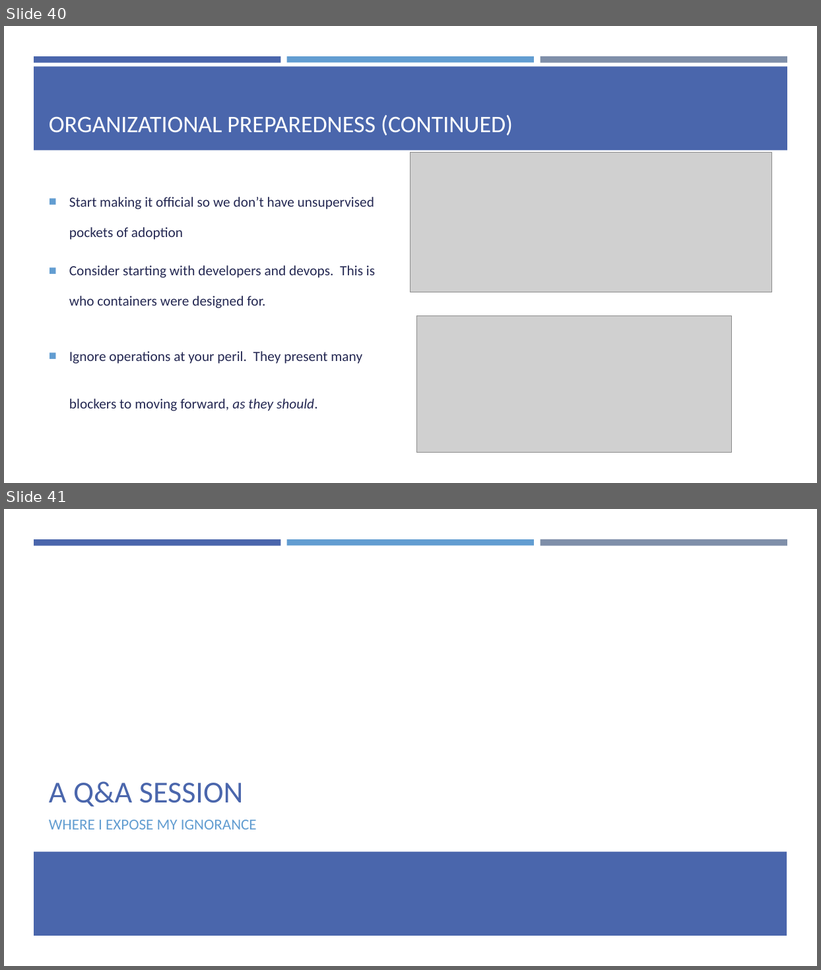
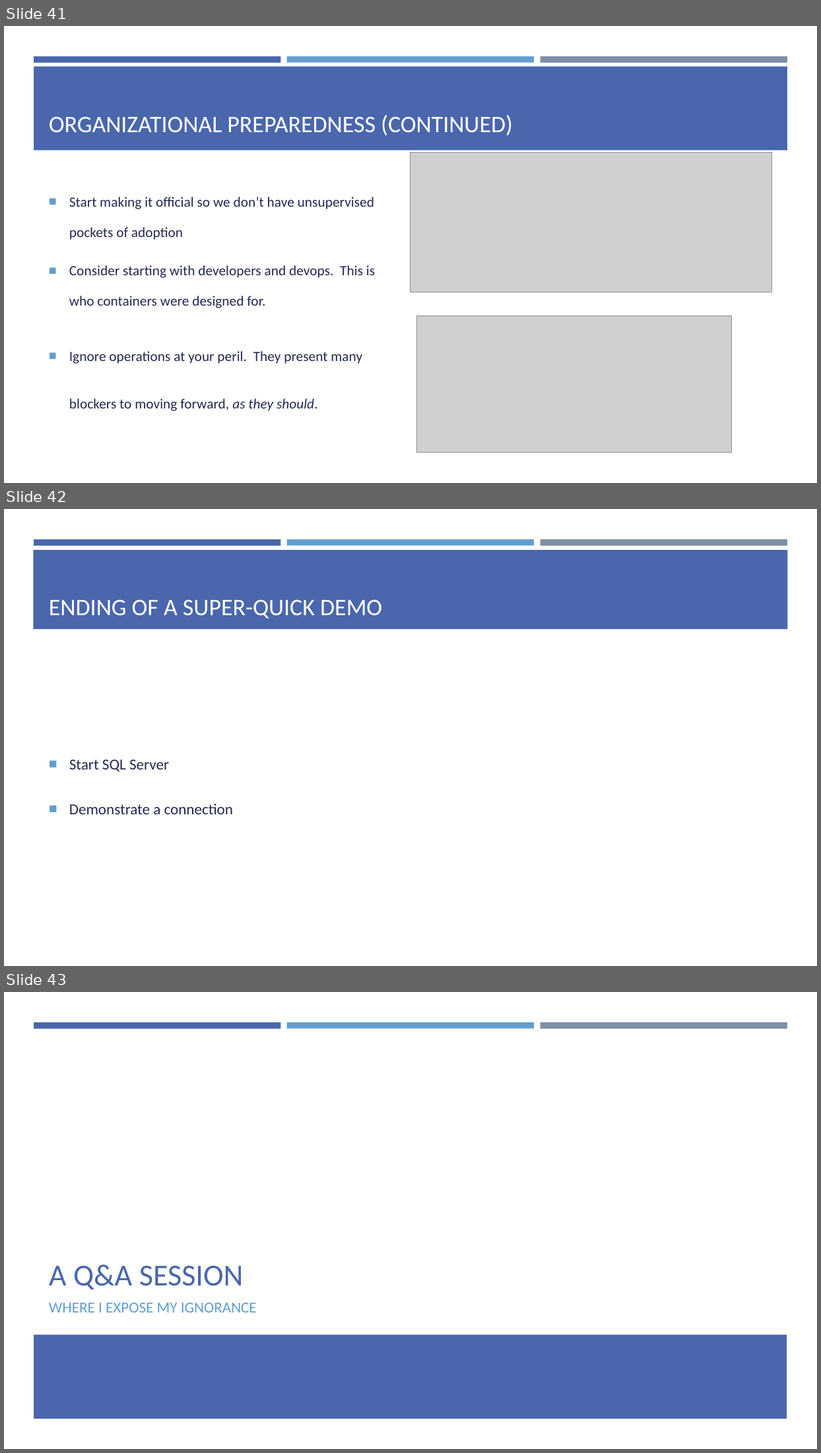
Before and after one commit to EnterpriseProductsLP/introduction-to-docker, a slide deck: presentation/presentation.pptx. Shown one above the other, each under a label of ours: slides 40 and 41 before the commit, slides 41, 42 and 43 after it. The pictures are 821x970 and 821x1453 pixels, drawn with LibreOffice and Linux fonts; fonts in the diff are those of the drawing; grey boxes stand for pictures. Boxes give left, top, right and bottom in pixels: in the first picture for what was removed or moved away, otherwise in the second. Text is boxed around its words. In the diff, an @@ line names an element or a change of style, - is before the commit and + after.

```diff
--- a/presentation/presentation.pptx
+++ b/presentation/presentation.pptx
@@ slide 42 added at [4, 509, 817, 966], background #FFFFFF; not listed: 3 template elements that a slide beside it also shows @@
@@ rectangle added at [33, 550, 788, 629], fill #4A66AC @@
@@ title added at [49, 599, 382, 619], 28 pt, text #FFFFFF @@
+ENDING OF A SUPER-QUICK DEMO
@@ text added at [69, 760, 233, 815], 18 pt, text #242852 @@
+■ Start SQL Server
+■ Demonstrate a connection
@@ what was slide 40 is now slide 41 @@
@@ what was slide 41 is now slide 43 @@
```
Also in this commit, not shown: 1 other slide added.
